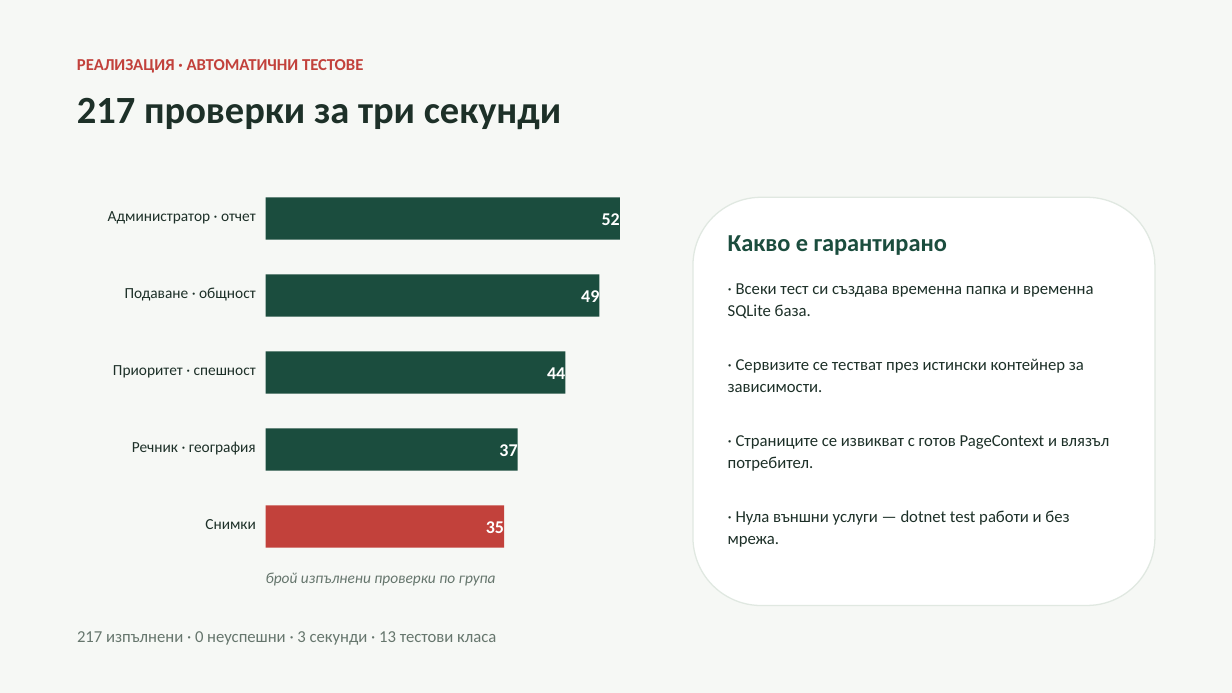
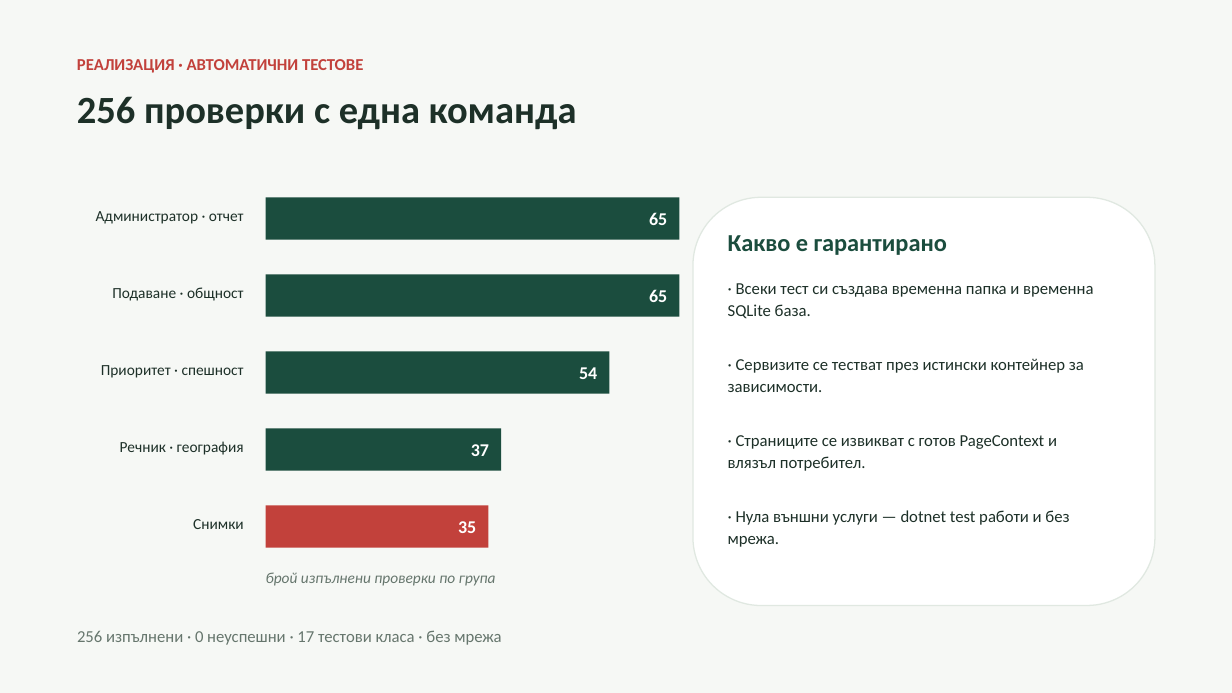
Before and after one commit to selinshengova-ai/CivicEyeGD, a slide deck: slide 9 of Docs/prezentacia-civiceye-gd.pptx. Drawn at 1232x693 pixels with LibreOffice and Linux fonts; fonts in the diff are those of the drawing. Boxes give left, top, right and bottom in pixels: in the first picture for what was removed or moved away, otherwise in the second. Text is boxed around its words. In the diff, an @@ line names an element or a change of style, - is before the commit and + after.

```diff
--- a/Docs/prezentacia-civiceye-gd.pptx
+++ b/Docs/prezentacia-civiceye-gd.pptx
@@ text at (x1=77, y1=96, x2=577, y2=130): text changed @@
-217 проверки за три секунди
+256 проверки с една команда
@@ rectangle "65" resized from (x1=266, y1=198, x2=620, y2=240) to (x1=266, y1=198, x2=680, y2=240) @@
@@ text in rectangle at (x1=649, y1=212, x2=667, y2=225): text changed @@
-52
+65
@@ rectangle "65" resized from (x1=266, y1=274, x2=600, y2=317) to (x1=266, y1=274, x2=680, y2=317) @@
@@ text in rectangle at (x1=649, y1=289, x2=667, y2=302): text changed @@
-49
+65
@@ 6 texts moved together from (x1=108, y1=211, x2=1110, y2=547) to (x1=96, y1=211, x2=1093, y2=547) @@
@@ rectangle "54" resized from (x1=266, y1=351, x2=566, y2=394) to (x1=266, y1=351, x2=610, y2=394) @@
@@ text in rectangle at (x1=579, y1=367, x2=597, y2=379): text changed @@
-44
+54
@@ rectangle "37" resized from (x1=266, y1=429, x2=518, y2=471) to (x1=266, y1=429, x2=502, y2=471) @@
@@ rectangle "35" resized from (x1=266, y1=506, x2=505, y2=548) to (x1=266, y1=506, x2=489, y2=548) @@
@@ text at (x1=77, y1=630, x2=501, y2=645): text changed @@
-217 изпълнени · 0 неуспешни · 3 секунди · 13 тестови класа
+256 изпълнени · 0 неуспешни · 17 тестови класа · без мрежа
```
Also in this commit, not shown: 6 other slides changed, 15 other files.
